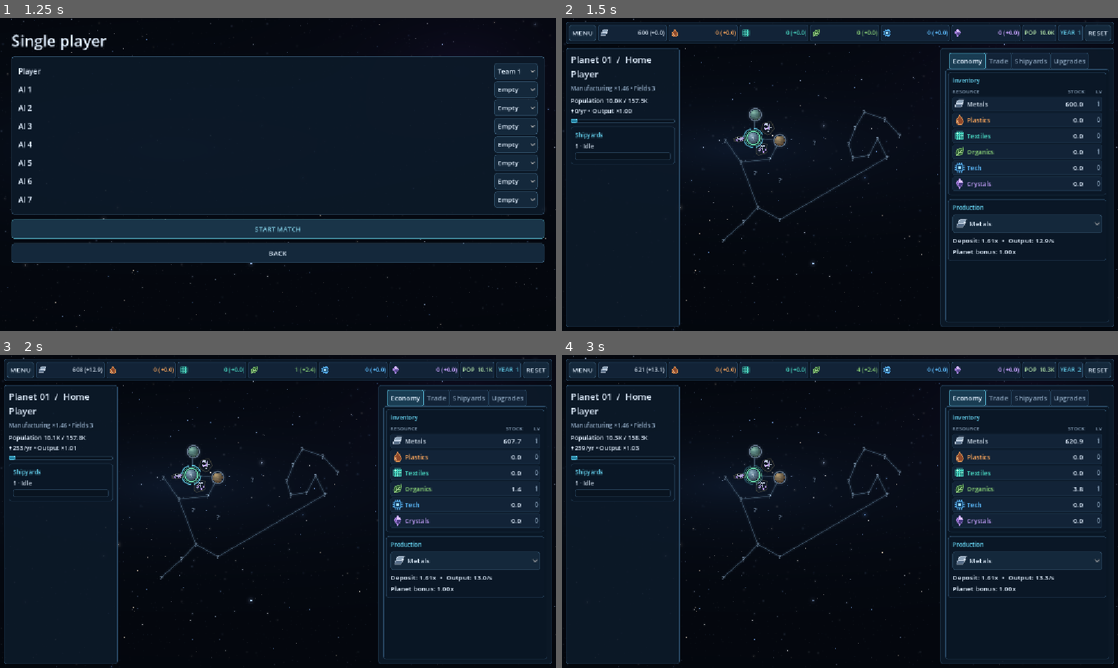
Above: before the commit, frames 1-4 (two rows, left to right).
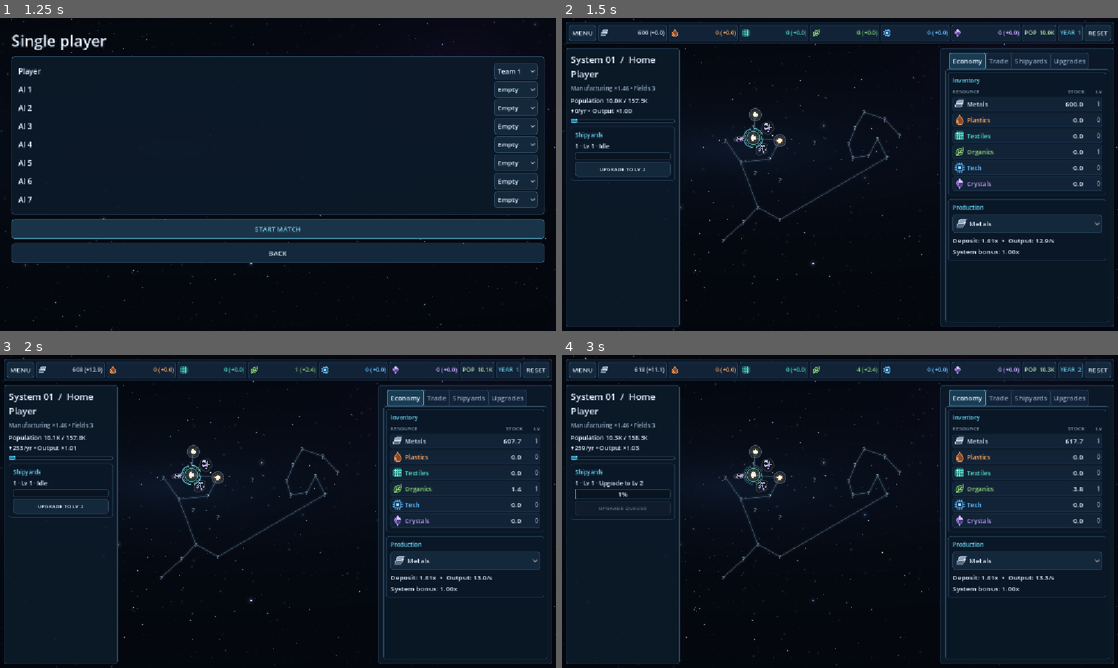
Above: after the commit, the same moments.

Repository: Allumnium/krangblade
Game: Godot game, scene res://scenes/main.tscn
The game is run twice, just before and just after one commit, with the same random seed, the same clock (stepped at 60 frames per second) and the same inputs.
Inputs (mouse positions are in pixels of both pictures, inside the frame that each line leads up to):
- Up to frame 1 (1.25 s): click "SINGLE PLAYER" at 0.5 s
- Up to frame 2 (1.5 s): click "START MATCH" at 1.25 s
- Up to frame 3 (2 s): no input
- Up to frame 4 (3 s): click "Metals" at 2 s; click (623, 505) at 2.75 s, where only the run after the commit has a clickable "UPGRADE TO LV 2"

Frame 1 is identical in both runs. In frame 2, 0.8% of the frame differs, in the area x 1-83%, y 12-76%; in frame 3, 0.8%; in frame 4, 0.9%, in the area x 1-94%, y 3-76%.

Commit message:
Render star systems with resource-themed orbital planets and direct yard upgrades

Diff:
--- a/scripts/economy_rules.gd
+++ b/scripts/economy_rules.gd
@@ -28,6 +28,38 @@
 const MAX_QUEUE: int = 5
 const SHIP_KINDS = ["ship", "colony_ship", "fighter", "miner"]
 const MINING_STAY: float = 5.0
+
+# Decorative bodies are derived from immutable system data, not simulated entities.
+# Separate RNG keeps the economy's seeded resource generation unchanged.
+static func system_bodies(system: Dictionary, seed_value: int, index: int) -> Array:
+    var rng := RandomNumberGenerator.new()
+    rng.seed = seed_value + 31013 + index * 7919
+    var weights: Dictionary = {}
+    var richness: float = 0.0
+    for resource in EXTRACTED:
+        var amount: float = float(system["abundance"].get(resource, 0.0))
+        weights[resource] = amount
+        richness += amount
+    var organic: float = maxf(0.0, float(system["bonuses"].get("Organics", 1.0)) - 1.0)
+    weights["Organics"] = organic * 2.0
+    richness += organic
+    var count: int = clampi(roundi(2.0 + richness * 0.64 + rng.randf_range(-0.65, 0.65)), 2, 6)
+    var bodies: Array = []
+    for i in range(count):
+        var total: float = 0.8
+        for resource in weights:
+            total += float(weights[resource])
+        var choice: float = rng.randf_range(0.0, total)
+        var material: String = ""
+        for resource in weights:
+            choice -= float(weights[resource])
+            if choice < 0.0:
+                material = resource
+                break
+        bodies.append({"resource": material, "orbit": lerpf(0.28, 0.88, float(i) / float(count - 1)),
+            "phase": rng.randf_range(0.0, TAU), "speed": rng.randf_range(0.65, 1.0) / (1.0 + float(i) * 0.42),
+            "size": rng.randf_range(0.045, 0.069)})
+    return bodies
 
 static func empty_stock() -> Dictionary:
     var result: Dictionary = {}
--- a/scripts/match.gd
+++ b/scripts/match.gd
@@ -67,6 +67,8 @@
 var job_cost: HBoxContainer
 var job_cost_key: String = ""
 var visual_clock: float = 0.0
+var system_visuals: Dictionary = {}
+var system_visual_seed: int = -1
 var resource_picker: OptionButton
 var resource_detail: Label
 var min_stock: SpinBox
@@ -80,14 +82,10 @@
 var environment_label: Label
 var ship_button: Button
 var yard_button: Button
-var yard_picker: OptionButton
-var yard_info: Label
-var upgrade_yard: Button
 var jobs: ItemList
 var cancel_button: Button
 var leave: Button
 var last_job_text: String = ""
-var last_yard_text: String = ""
 
 func _ready() -> void:
     theme = HUD.create()
@@ -314,11 +312,6 @@
             max_stock = spin
     threshold_button = _button("APPLY THRESHOLDS", _apply_thresholds, logistics)
     var shipyards: VBoxContainer = HUD.section(shipyard_page, "Build")
-    yard_picker = OptionButton.new()
-    yard_picker.item_selected.connect(func(_i: int) -> void: _refresh())
-    shipyards.add_child(yard_picker)
-    yard_info = _label("")
-    shipyards.add_child(yard_info)
     ship_button = _ship_build_row(shipyards, "BUILD LOGISTICS SHIP", "ship")
     HUD.action(ship_button)
     colony_button = _ship_build_row(shipyards, "BUILD COLONY SHIP", "colony_ship")
@@ -328,9 +321,8 @@
     fighter_button.tooltip_text = "Prototype fighter hull. Combat and military orders are not implemented yet."
     miner_button = _ship_build_row(shipyards, "BUILD MINING SHIP", "miner")
     HUD.action(miner_button, Color("#d8e58b"))
-    miner_button.tooltip_text = "Automatically mines accessible fields from owned service planets."
+    miner_button.tooltip_text = "Automatically mines accessible fields from owned service systems."
     yard_button = _button("BUILD SHIPYARD", func() -> void: _operation("yard"), shipyards)
-    upgrade_yard = _button("UPGRADE SHIPYARD", func() -> void: _operation("yard_upgrade", str(yard_picker.selected)), shipyards)
     var queue: VBoxContainer = HUD.section(shipyard_page, "Queue")
     queue_title = queue.get_child(0)
     jobs = ItemList.new()
@@ -487,7 +479,7 @@
     else:
         var metals: int = roundi(100.0 * float(stock["Metals"]) / total)
         ship_detail.text = "Metals ~%d%% · %s\nCrystals ~%d%% · %s" % [metals, _compact_amount(float(stock["Metals"])), 100 - metals, _compact_amount(float(stock["Crystals"]))]
-    ship_detail.tooltip_text = "%d chunks remaining · Service planet %02d" % [field["chunks"].size(), int(field["anchor"]) + 1]
+    ship_detail.tooltip_text = "%d chunks remaining · Service system %02d" % [field["chunks"].size(), int(field["anchor"]) + 1]
     ship_cargo.get_parent().hide()
     fleet_title.text = "Mining"
     fleet_detail.hide()
@@ -508,9 +500,9 @@
     ship_title.text = "%s #%d" % [_ship_kind_name(kind), int(ship["id"])]
     var route: Array = ship["route"]
     var mode: String = ship.get("mining_mode", "idle")
-    var status: String = "Orbiting planet %02d" % (int(ship["at"]) + 1)
+    var status: String = "Orbiting system %02d" % (int(ship["at"]) + 1)
     if not route.is_empty():
-        status = "Planet %02d → %02d\nETA %.1f yr" % [int(ship["at"]) + 1, int(route.back()) + 1, _remaining_years(state, ship)]
+        status = "System %02d → %02d\nETA %.1f yr" % [int(ship["at"]) + 1, int(route.back()) + 1, _remaining_years(state, ship)]
     elif mode in ["outbound", "return"]:
         status = ("To field" if mode == "outbound" else "Returning") + "\nETA %.1f yr" % _remaining_years(state, ship)
     elif mode == "mining":
@@ -609,10 +601,10 @@
         var magnitude: String = "%.1f" % absf(rate) if absf(rate) < 1000.0 else _compact_amount(absf(rate))
         var rate_text: String = ("-" if rate < -0.05 else "+") + magnitude
         global_resource_labels[resource].text = "%s (%s)" % [_compact_amount(value), rate_text]
-        global_resource_tiles[resource].tooltip_text = "%s: %.1f\nPlanets: %.1f • Cargo: %.1f\nNet: %+.2f/year (last 5 years)" % [
+        global_resource_tiles[resource].tooltip_text = "%s: %.1f\nSystems: %.1f • Cargo: %.1f\nNet: %+.2f/year (last 5 years)" % [
             resource, value, float(totals["stock"][resource]), float(totals["cargo"][resource]), rate]
     global_population_label.text = "POP  %s" % _compact_amount(float(totals["population"]))
-    global_population_label.tooltip_text = "Population across owned planets: %.0f" % float(totals["population"])
+    global_population_label.tooltip_text = "Population across owned systems: %.0f" % float(totals["population"])
 
 func _inspector_page(title_text: String) -> VBoxContainer:
     var scroll := ScrollContainer.new()
@@ -718,15 +710,13 @@
     miner_button.disabled = not owned or full
     ship_button.disabled = true
     yard_button.disabled = not owned or full
-    upgrade_yard.disabled = true
     cancel_button.disabled = true
     if p.is_empty():
-        info.text = "Select a planet."
+        info.text = "Select a system."
         population_label.text = ""
         population_bar.hide()
         resource_detail.text = ""
         trade_detail.text = ""
-        yard_info.text = ""
         jobs.clear()
         inventory.hide()
         job_progress.hide()
@@ -735,7 +725,7 @@
     var owner: int = int(p["owner"])
     var roster: Dictionary = session.get("players")
     var name_text: String = "Neutral" if owner == 0 else str(roster.get(owner, {}).get("name", "Player"))
-    info.text = "Planet %02d%s\n%s" % [selected + 1, "  /  Home" if bool(p["home"]) else "", name_text]
+    info.text = "System %02d%s\n%s" % [selected + 1, "  /  Home" if bool(p["home"]) else "", name_text]
     var fields_here: int = 0
     for field in state["map"].get("fields", []):
         if int(field["anchor"]) == selected:
@@ -761,36 +751,12 @@
         var output: float = ECONOMY.rate(p, resource)
         var demand: float = ECONOMY.organics_demand(p)
         detail = "Farming: %.2f/yr  •  Demand: %.2f/yr\nNet: %+.2f/yr  •  Supports %s people" % [output, demand, output - demand, _compact_amount(ECONOMY.population_capacity(p))]
-    resource_detail.text = "%s\nPlanet bonus: %.2fx" % [detail, modifier]
+    resource_detail.text = "%s\nSystem bonus: %.2fx" % [detail, modifier]
     var trade_resource: String = _trade_resource()
     var t: Dictionary = p["thresholds"][trade_resource]
     trade_detail.text = "Stock: %.1f\nCurrent import/export: %.0f / %.0f" % [float(p["stock"][trade_resource]), float(t["min"]), float(t["max"])]
     _refresh_upgrade_cards(p, owned)
     ship_button.disabled = not owned or full or not bool(p["home"])
-    var yards: Array = p["yards"]
-    var yard_text: String = str(yards.size())
-    for y in yards:
-        yard_text += ":" + str(y["level"])
-    if yard_text != last_yard_text:
-        var previous: int = yard_picker.selected
-        yard_picker.clear()
-        for i in range(yards.size()):
-            yard_picker.add_item("Shipyard %d / Level %d" % [i + 1, int(yards[i]["level"])])
-        if not yards.is_empty():
-            yard_picker.select(clampi(previous, 0, yards.size() - 1))
-        last_yard_text = yard_text
-    var y_index: int = yard_picker.selected
-    if y_index >= 0 and y_index < yards.size():
-        var y: Dictionary = yards[y_index]
-        var upgrading: bool = ECONOMY._has_job(p, "yard_upgrade", str(y_index))
-        var upgrading_now: bool = false
-        for job in p["queue"]:
-            if int(job["id"]) == int(y["job"]) and job["kind"] == "yard_upgrade":
-                upgrading_now = true
-        yard_info.text = "Work/yr: %.1f  •  Max size: %d  •  %s" % [ECONOMY.yard_speed(int(y["level"])), ECONOMY.max_size(int(y["level"])), "Upgrading" if upgrading_now else ("Idle" if int(y["job"]) < 0 else "Building")]
-        upgrade_yard.disabled = not owned or full or upgrading
-    else:
-        yard_info.text = "No shipyards"
     var selected_job: int = -1
     var old: PackedInt32Array = jobs.get_selected_items()
     if not old.is_empty():
@@ -800,7 +766,11 @@
         jobs.clear()
         for item in p["queue"]:
             var name_value: String = "Logistics ship" if item["kind"] == "ship" else str(item["kind"]).replace("_", " ").capitalize()
-            var line: String = "%s %s — %.0f%%" % [name_value, str(item["target"]), 100.0 * float(item["progress"]) / float(item["work"])]
+            var target_text: String = str(item["target"])
+            if item["kind"] == "yard_upgrade":
+                name_value = "Shipyard %d upgrade" % (int(item["target"]) + 1)
+                target_text = ""
+            var line: String = "%s %s — %.0f%%" % [name_value, target_text, 100.0 * float(item["progress"]) / float(item["work"])]
             if ECONOMY._possible(p, item) <= ECONOMY.EPS:
                 line += " (waiting for materials)"
             jobs.add_item(line)
@@ -815,6 +785,10 @@
         last_job_text = job_text
     cancel_button.disabled = not owned or jobs.get_selected_items().is_empty()
     _refresh_selected_job(p)
+
+func _upgrade_yard_at(index: int) -> void:
+    if index >= 0:
+        _operation("yard_upgrade", str(index))
 
 func _refresh_yard_activity(p: Dictionary) -> void:
     var active: Dictionary = {}
@@ -851,12 +825,23 @@
             var progress := ProgressBar.new()
             progress.custom_minimum_size.y = 16
             row.add_child(progress)
+            var upgrade: Button = _button("UPGRADE", _upgrade_yard_at.bind(int(index)), row)
+            upgrade.custom_minimum_size.y = 24
+            upgrade.add_theme_font_size_override("font_size", 11)
             yard_activity.add_child(row)
-            yard_activity_rows[index] = {"row": row, "label": title, "progress": progress}
+            yard_activity_rows[index] = {"row": row, "label": title, "progress": progress, "upgrade": upgrade}
         var label: Label = yard_activity_rows[index]["label"]
         var bar: ProgressBar = yard_activity_rows[index]["progress"]
+        var upgrade: Button = yard_activity_rows[index]["upgrade"]
+        var existing: bool = int(index) >= 0
+        var level: int = int(p["yards"][index]["level"]) if existing else 1
+        var pending: bool = existing and ECONOMY._has_job(p, "yard_upgrade", str(index))
+        upgrade.visible = existing and int(p["owner"]) == _me()
+        upgrade.disabled = not upgrade.visible or pending or (p["queue"] as Array).size() >= ECONOMY.MAX_QUEUE or str(session.get("phase")) != "match"
+        upgrade.text = "UPGRADE QUEUED" if pending else "UPGRADE TO LV %d" % (level + 1)
+        upgrade.tooltip_text = "Lv %d • %.0f Metals • %.0f years" % [level, float(ECONOMY._cost("yard_upgrade", level + 1)["Metals"]), ECONOMY._work("yard_upgrade", level + 1)]
         if job.is_empty():
-            label.text = "%d · Idle" % (int(index) + 1)
+            label.text = "%d · Lv %d · Idle" % [number, level]
             bar.value = 0.0
             bar.show_percentage = false
             bar.tooltip_text = "Shipyard %d" % (int(index) + 1)
@@ -867,7 +852,7 @@
             name_text = "Upgrade to Lv %d" % int(job["level"])
         elif job["kind"] == "yard":
             name_text = "Construction"
-        label.text = "%d · %s" % [number, name_text]
+        label.text = "%d · Lv %d · %s" % [number, level, name_text] if existing else "%d · %s" % [number, name_text]
         bar.value = 100.0 * float(job["progress"]) / float(job["work"])
         bar.tooltip_text = "Waiting for materials" if ECONOMY._possible(p, job) <= ECONOMY.EPS else "Shipyard %d" % number
 
@@ -925,7 +910,7 @@
         for ship in state["ships"]:
             if not ECONOMY.colony_path(state, _me(), ship, selected).is_empty():
                 choices.append(int(ship["id"]))
-                labels.append("Colony ship #%d • Planet %02d" % [int(ship["id"]), int(ship["at"]) + 1])
+                labels.append("Colony ship #%d • System %02d" % [int(ship["id"]), int(ship["at"]) + 1])
     if choices != colony_choices or colony_picker.item_count == 0:
         var previous: int = -1
         if colony_picker.selected >= 0 and colony_picker.selected < colony_choices.size():
@@ -975,9 +960,51 @@
     pan += point - _screen_point(world)
     map_canvas.queue_redraw()
 
+func _system_visual(index: int, state: Dictionary) -> Dictionary:
+    var seed_value: int = int(state["map"]["seed"])
+    if system_visual_seed != seed_value:
+        system_visual_seed = seed_value
+        system_visuals.clear()
+    if not system_visuals.has(index):
+        var points: Array = state["map"]["points"]
+        var closest: float = INF
+        for i in range(points.size()):
+            if i != index:
+                closest = minf(closest, (points[index] as Vector2).distance_to(points[i]))
+        system_visuals[index] = {"bodies": ECONOMY.system_bodies(state["planets"][index], seed_value, index), "spacing": closest}
+    return system_visuals[index]
+
 func _planet_radius(index: int, state: Dictionary) -> float:
-    var planet: Dictionary = state["planets"][index]
-    return clampf(RADIUS * float(planet.get("size_factor", 1.0)) * zoom, 5.0, 200.0)
+    var system: Dictionary = state["planets"][index]
+    var ideal: float = RADIUS * float(system.get("size_factor", 1.0)) * zoom
+    var spacing: float = float(_system_visual(index, state)["spacing"]) * _fit() * zoom
+    return clampf(minf(ideal, spacing * 0.39), 4.0, 200.0)
+
+func _body_position(body: Dictionary, radius: float, time: float) -> Vector2:
+    return Vector2.from_angle(float(body["phase"]) + time * float(body["speed"]) * 0.22) * radius * float(body["orbit"])
+
+func _draw_system(index: int, state: Dictionary, pos: Vector2, radius: float, tint: Color) -> void:
+    var system: Dictionary = state["planets"][index]
+    var color: Color = _planet_color(system)
+    var star_radius: float = maxf(3.0, radius * 0.13) if zoom >= 2.0 and radius >= 18.0 else radius * 0.48
+    var star_color: Color = Color("#fff0c4").lerp(color.lightened(0.25), 0.30)
+    if zoom >= 2.0 and radius >= 18.0:
+        for body in _system_visual(index, state)["bodies"]:
+            var orbit: float = radius * float(body["orbit"])
+            map_canvas.draw_arc(pos, orbit, 0.0, TAU, 48, Color(tint, 0.24), 0.8, true)
+            var point: Vector2 = pos + _body_position(body, radius, visual_clock)
+            var material: String = body["resource"]
+            var body_color: Color = HUD.COLORS.get(material, Color("#7d8b9b"))
+            var body_radius: float = maxf(2.1, radius * float(body["size"]))
+            map_canvas.draw_circle(point, body_radius, body_color.darkened(0.4), true)
+            map_canvas.draw_texture_rect(PLANET, Rect2(point - Vector2.ONE * body_radius, Vector2.ONE * body_radius * 2.0), false, Color(body_color.lightened(0.45), 0.8))
+            map_canvas.draw_circle(point - (point - pos).normalized() * body_radius * 0.27, body_radius * 0.35, Color(body_color.lightened(0.4), 0.55), true)
+    var pulse: float = 0.96 + 0.04 * sin(visual_clock * 1.2 + float(index))
+    for layer in range(5, 0, -1):
+        map_canvas.draw_circle(pos, star_radius * (1.0 + float(layer) * 0.33) * pulse, Color(star_color, 0.05), true)
+    map_canvas.draw_circle(pos, star_radius * pulse, star_color, true)
+    map_canvas.draw_circle(pos, star_radius * 0.55 * pulse, Color("#fffdf1"), true)
+    map_canvas.draw_arc(pos, radius + 1.5, 0.0, TAU, 48, Color(tint, 0.65), 1.5, true)
 
 func _planet_color(planet: Dictionary) -> Color:
     var sum := Vector3.ZERO
@@ -1099,7 +1126,7 @@
     var focus: Control = get_viewport().gui_get_focus_owner()
     if focus is LineEdit or focus is TextEdit:
         return
-    for picker in [resource_picker, trade_picker, yard_picker, colony_picker]:
+    for picker in [resource_picker, trade_picker, colony_picker]:
         if picker.get_popup().visible:
             return
     var direction := Vector2(
@@ -1217,12 +1244,7 @@
             continue
         var radius: float = _planet_radius(i, state)
         var tint: Color = COLORS[teams[i]]
-        map_canvas.draw_circle(pos, radius + 7, Color(tint, 0.055), true)
-        map_canvas.draw_circle(pos, radius + 4, Color(tint, 0.09), true)
-        var resource_color: Color = _planet_color(state["planets"][i])
-        map_canvas.draw_texture_rect(PLANET, Rect2(pos - Vector2.ONE * radius, Vector2.ONE * radius * 2.0), false, Color.WHITE.lerp(resource_color, 0.65))
-        map_canvas.draw_circle(pos, radius * 0.95, Color(resource_color, 0.30), true)
-        map_canvas.draw_arc(pos, radius + 1.5, 0.0, TAU, 48, tint, 2.0, true)
+        _draw_system(i, state, pos, radius, tint)
         if bool(state["planets"][i]["home"]):
             map_canvas.draw_arc(pos, radius + 5.0, 0.0, TAU, 48, Color(tint, 0.5), 1.0, true)
         if i == selected:
@@ -1230,8 +1252,8 @@
             for angle in range(4):
                 var start: float = float(angle) * TAU / 4.0 + 0.1
                 map_canvas.draw_arc(pos, radius + 8.0, start, start + 1.15, 14, Color(HUD.ACCENT, phase), 2.0, true)
-        if i == selected or zoom >= 2.0:
-            map_canvas.draw_string(font, pos + Vector2(-20, 4), str(i + 1), HORIZONTAL_ALIGNMENT_CENTER, 40, 11, Color("#f4faff"))
+        if i == selected:
+            map_canvas.draw_string(font, pos + Vector2(-20, -radius - 8), str(i + 1), HORIZONTAL_ALIGNMENT_CENTER, 40, 11, Color("#f4faff"))
     var poses: Dictionary = _ship_poses(state)
     for ship in state["ships"]:
         if not poses.has(int(ship["id"])):
--- a/tests/economy_rules_test.gd
+++ b/tests/economy_rules_test.gd
@@ -233,6 +233,18 @@
     assert(ECON.current_year(demographics) == 424)
     print("PASS: 30-year doubling, critically damped population, food shortage, farm upgrades and year clock")
 
+    # Visual planet count loosely follows system richness, without modifying state.
+    var poor: Dictionary = {"abundance": {"Metals": 0.0, "Plastics": 0.0, "Crystals": 0.0}, "bonuses": {"Organics": 1.0}}
+    var rich: Dictionary = {"abundance": {"Metals": 2.0, "Plastics": 2.0, "Crystals": 2.0}, "bonuses": {"Organics": 1.8}}
+    var poor_bodies: Array = ECON.system_bodies(poor, 123, 0)
+    var rich_bodies: Array = ECON.system_bodies(rich, 123, 0)
+    assert(rich_bodies.size() > poor_bodies.size())
+    assert(poor_bodies == ECON.system_bodies(poor, 123, 0))
+    assert(rich_bodies == ECON.system_bodies(rich, 123, 0))
+    for body in poor_bodies:
+        assert(body["resource"] == "")
+    for body in rich_bodies:
+        assert(float(body["orbit"]) + float(body["size"]) < 1.0)
     # Construction is proportional, time-dependent and fully refundable.
     p["levels"]["Metals"] = 0
     p["stock"]["Metals"] = 30.0
--- a/tests/map_view_smoke.gd
+++ b/tests/map_view_smoke.gd
@@ -29,6 +29,16 @@
     assert(idle_rows.size() == 1)
     assert((idle_rows[0]["row"] as Control).is_visible_in_tree())
     assert((idle_rows[0]["label"] as Label).text.contains("Idle"))
+    var yard_upgrade: Button = idle_rows[0]["upgrade"]
+    assert(yard_upgrade.visible and not yard_upgrade.disabled)
+    yard_upgrade.pressed.emit()
+    var setup_state: Dictionary = session.get("economy")
+    var queued: Dictionary = setup_state["planets"][0]["queue"][0]
+    assert(queued["kind"] == "yard_upgrade" and queued["target"] == "0")
+    assert(yard_upgrade.disabled)
+    session.call("request_cancel", 0, int(queued["id"]))
+    assert(not yard_upgrade.disabled)
+    assert((view.get("info") as Label).text.begins_with("System"))
     assert(header.position.y + header.size.y < canvas.position.y)
     assert(header.position.y + header.size.y < inspector.position.y)
     var tabs: TabContainer = view.get("inspector_tabs")
@@ -192,6 +202,14 @@
     assert(not mineral_button.disabled)
     assert((view.get("environment_label") as Label).text.contains("Manufacturing"))
     assert(view.call("_planet_color", state["planets"][0]) is Color)
+    var layout: Dictionary = view.call("_system_visual", 0, state)
+    var bodies: Array = layout["bodies"]
+    assert(bodies.size() >= 2 and bodies.size() <= 6)
+    var body_start: Vector2 = view.call("_body_position", bodies[0], 60.0, 0.0)
+    var body_next: Vector2 = view.call("_body_position", bodies[0], 60.0, 1.0)
+    assert(not body_start.is_equal_approx(body_next))
+    assert(is_equal_approx(body_start.length(), body_next.length()))
+    assert(view.call("_system_visual", 0, state) == layout)
     var orbit_start: Vector2 = view.call("_orbit_offset", 0, 17.0, 0.0)
     var orbit_next: Vector2 = view.call("_orbit_offset", 0, 17.0, 1.0)
     assert(not orbit_start.is_equal_approx(orbit_next))
